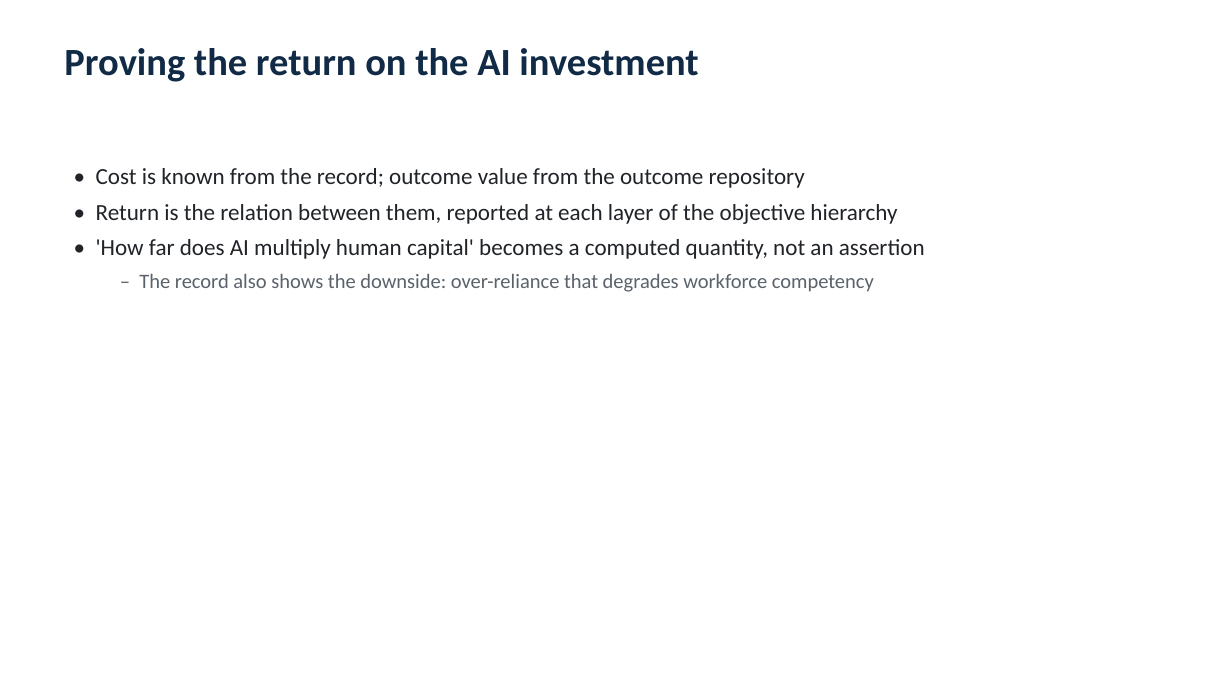
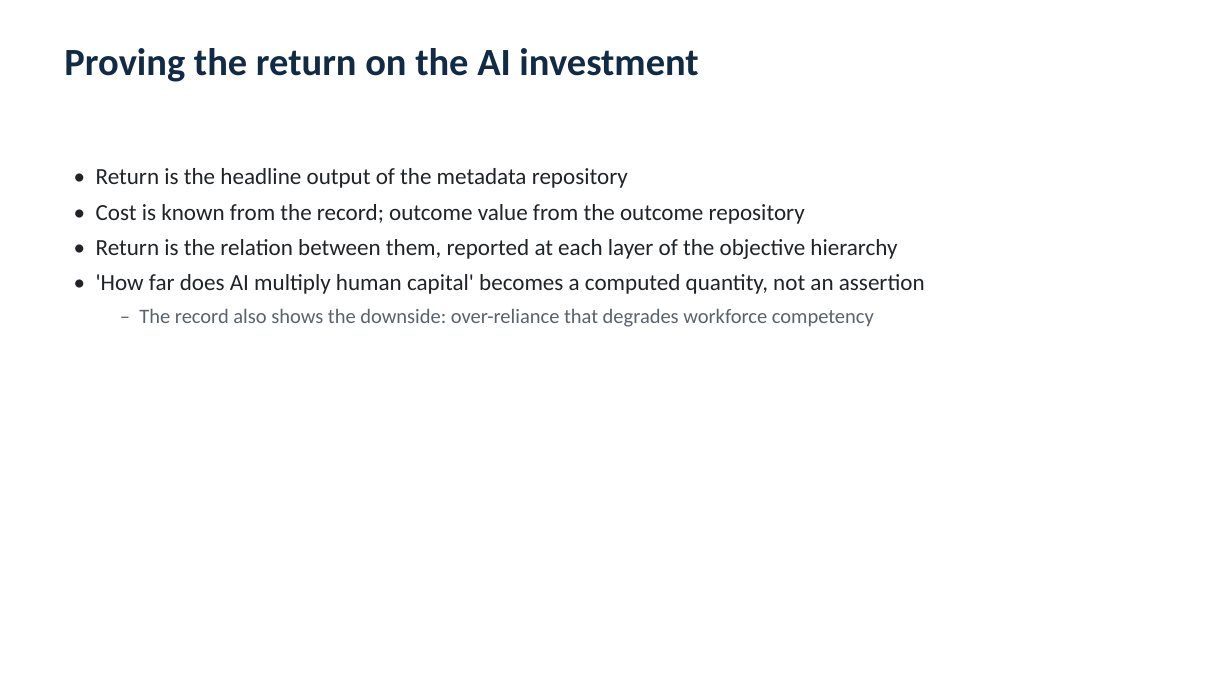
Before and after one commit to yj07538Johnny/Johnny_AI_ML_LLM_experiments_2024, a slide deck: slide 13 of papers/ai-metadata-session-data-repository/AI_Metadata_Repository_Briefing.pptx (slide 11 before the commit). Drawn at 1232x693 pixels with LibreOffice and Linux fonts; fonts in the diff are those of the drawing. Boxes give left, top, right and bottom in pixels: in the first picture for what was removed or moved away, otherwise in the second. Text is boxed around its words. In the diff, an @@ line names an element or a change of style, - is before the commit and + after.

```diff
--- a/papers/ai-metadata-session-data-repository/AI_Metadata_Repository_Briefing.pptx
+++ b/papers/ai-metadata-session-data-repository/AI_Metadata_Repository_Briefing.pptx
@@ text at [96,168,628,188]: paragraph added @@
+• Return is the headline output of the metadata repository
```
Also in this commit, not shown: 1 other slide changed, 4 slides added, 1 slide removed, 1 other file.
